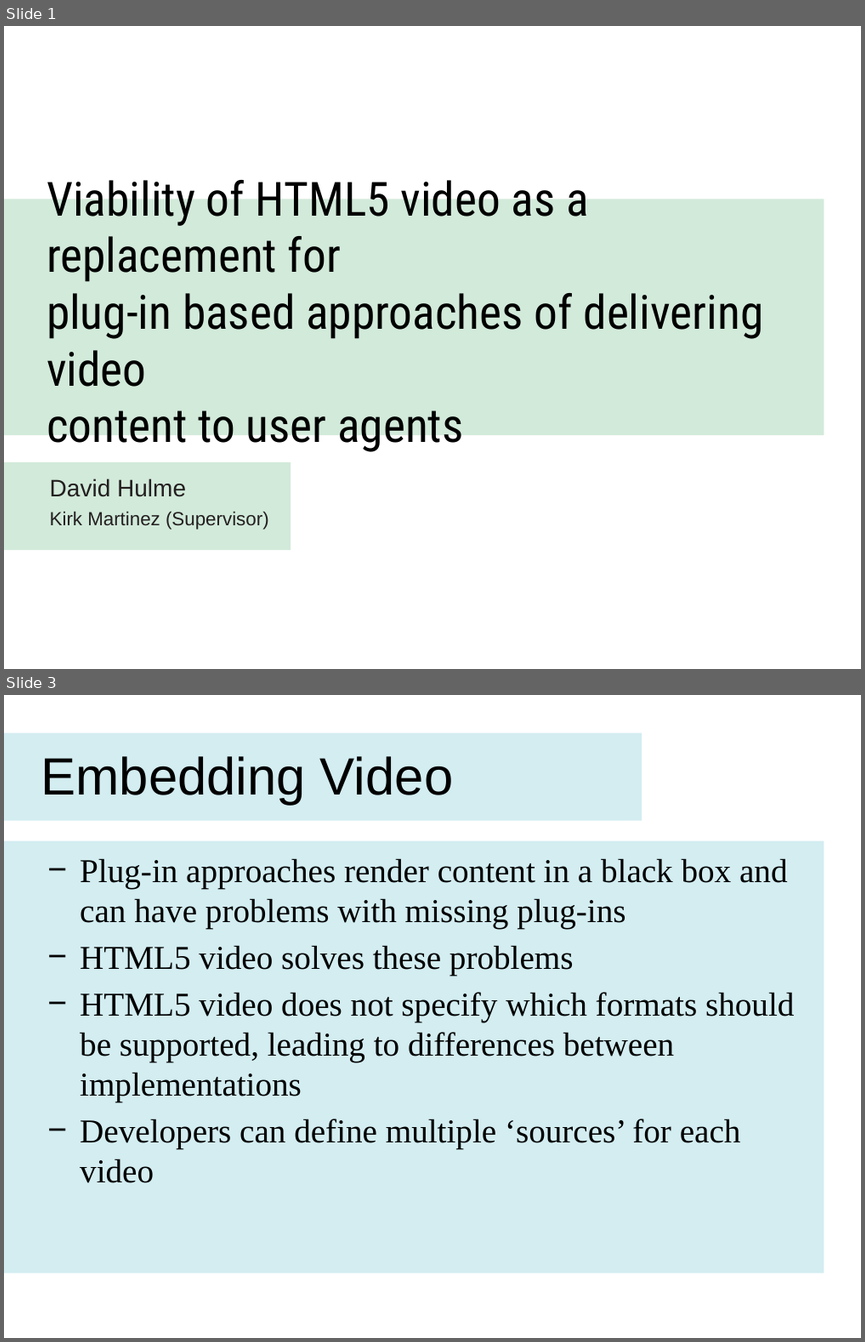
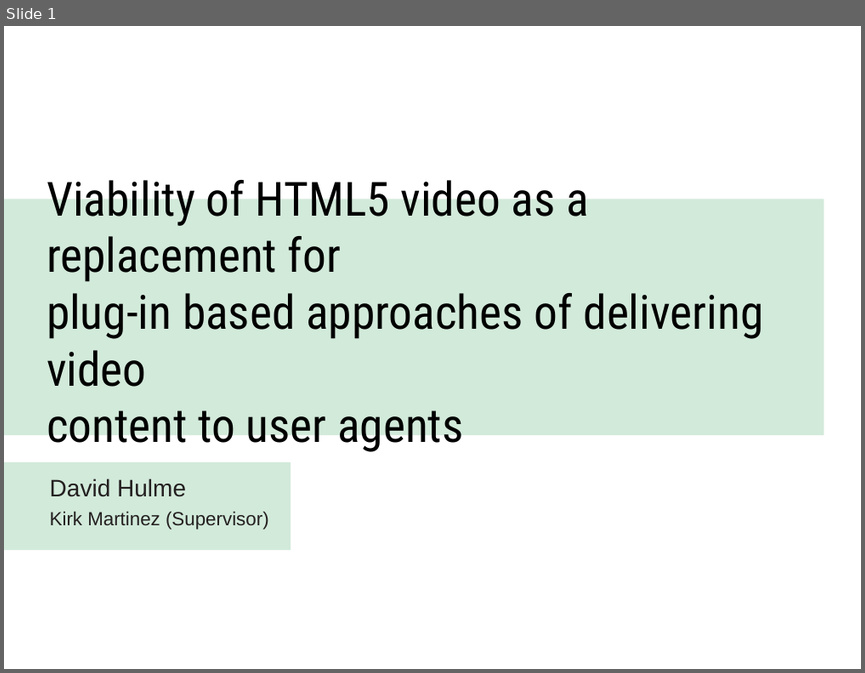
Before and after one commit to dhulme/irp, a slide deck: presentation/slides.pptx. Shown one above the other, each under a label of ours: slides 1 and 3 before the commit, slide 1 after it; the slides between them are not shown. The pictures are 865x1342 and 865x673 pixels, drawn with LibreOffice and Linux fonts; fonts in the diff are those of the drawing. Boxes give left, top, right and bottom in pixels: in the first picture for what was removed or moved away, otherwise in the second. Text is boxed around its words. In the diff, an @@ line names an element or a change of style, - is before the commit and + after.

```diff
--- a/presentation/slides.pptx
+++ b/presentation/slides.pptx
@@ slide 3 removed at (x1=4, y1=695, x2=861, y2=1338), background #FFFFFF @@
@@ rectangle removed at (x1=4, y1=732, x2=642, y2=820) @@
@@ title removed at (x1=41, y1=756, x2=453, y2=805) @@
-Embedding Video
@@ rectangle removed at (x1=4, y1=840, x2=824, y2=1272) @@
@@ text removed at (x1=80, y1=858, x2=794, y2=1183) @@
-− Plug-in approaches render content in a black box and can have problems with missing plug-ins
-− HTML5 video solves these problems
-− HTML5 video does not specify which formats should be supported, leading to differences between implementations
-− Developers can define multiple ‘sources’ for each video
```
Also in this commit, not shown: 6 slides changed, 1 other file.
